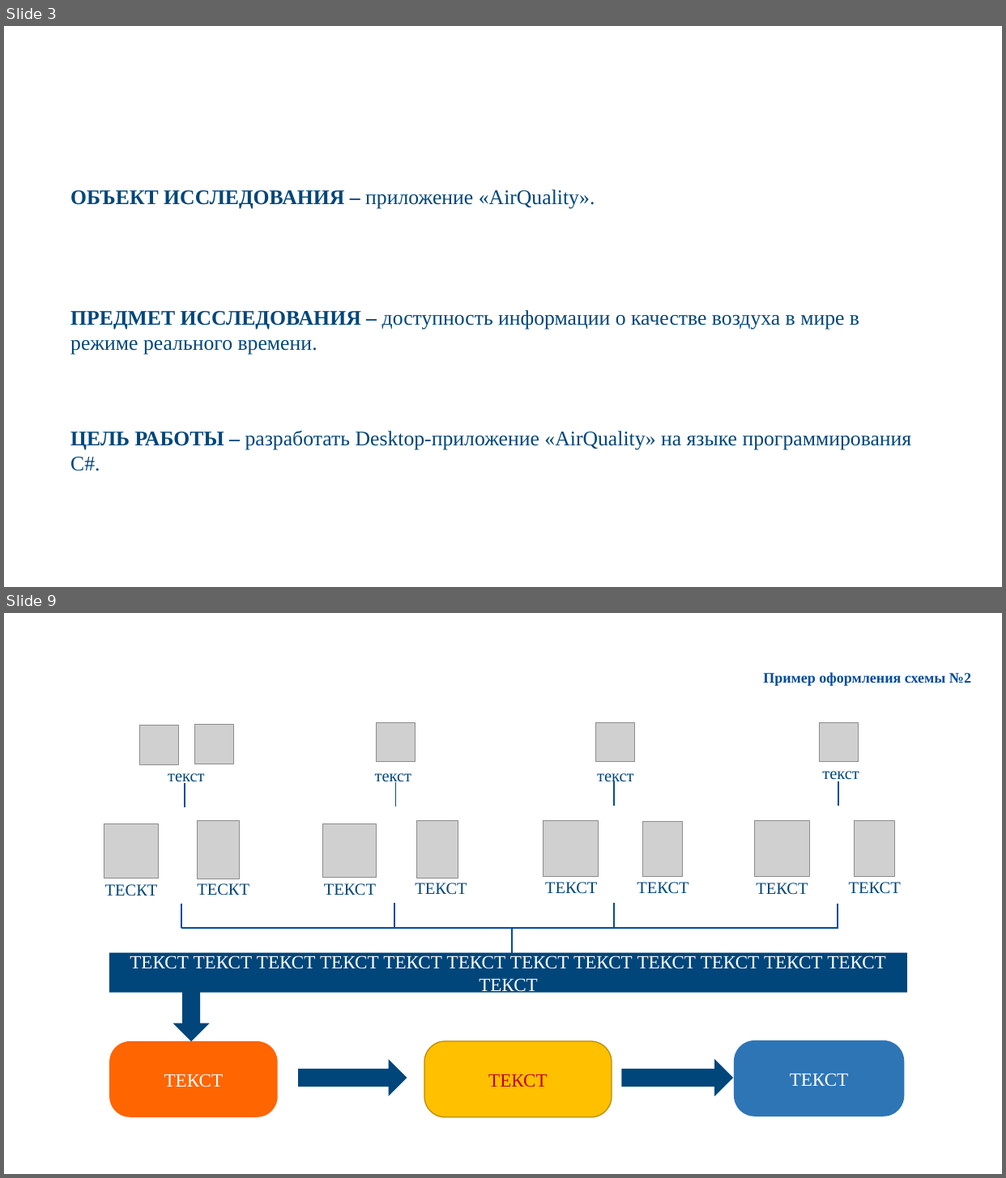
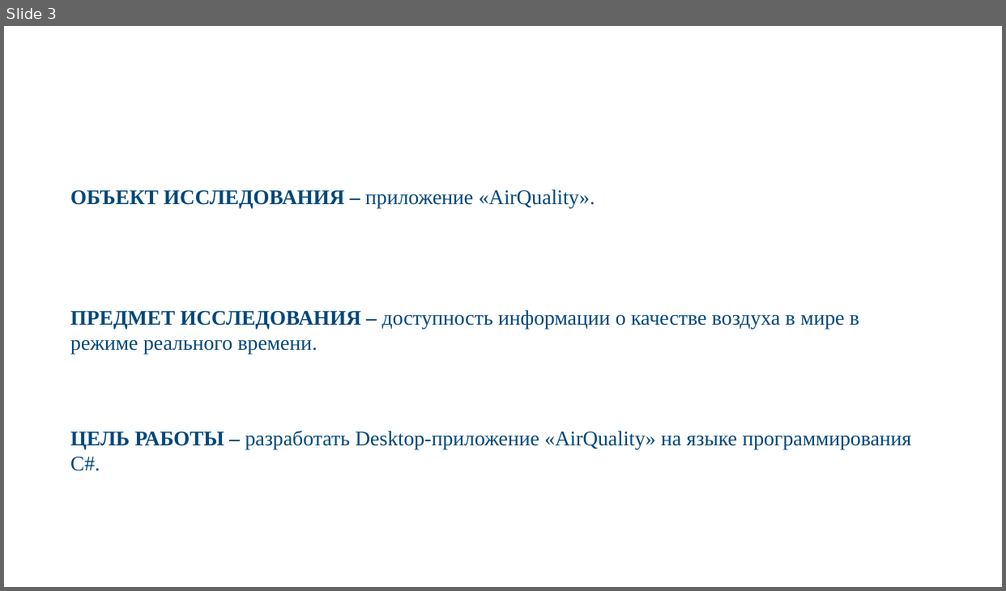
Before and after one commit to Martt0VV/test, a slide deck: Мартьянов.pptx. Shown one above the other, each under a label of ours: slides 3 and 9 before the commit, slide 3 after it; the slides between them are not shown. The pictures are 1006x1178 and 1006x591 pixels, drawn with LibreOffice and Linux fonts; fonts in the diff are those of the drawing; grey boxes stand for pictures; background and template pictures are left out. Boxes give left, top, right and bottom in pixels: in the first picture for what was removed or moved away, otherwise in the second. Text is boxed around its words. In the diff, an @@ line names an element or a change of style, - is before the commit and + after.

```diff
--- a/Мартьянов.pptx
+++ b/Мартьянов.pptx
@@ slide 9 removed at (4, 613, 1002, 1174), background picture (left out) @@
@@ text removed at (632, 617, 981, 654) @@
-ЗАГОЛОВОК СХЕМЫ №2
@@ text removed at (763, 672, 971, 686) @@
-Пример оформления схемы №2
@@ group removed at (104, 722, 908, 1118): 13 pictures, 12 texts, 10 lines, 3 rounded rectangles, 3 right arrows, 1 rectangle @@
-текст
-текст
-текст
-текст
-ТЕКСТ
-ТЕКСТ ТЕКСТ ТЕКСТ ТЕКСТ ТЕКСТ ТЕКСТ ТЕКСТ ТЕКСТ ТЕКСТ ТЕКСТ ТЕКСТ ТЕКСТ ТЕКСТ
-ТЕКСТ
-ТЕКСТ
-ТЕСКТ
-ТЕСКТ
-ТЕКСТ
-ТЕКСТ
-ТЕКСТ
-ТЕКСТ
-ТЕКСТ
-ТЕКСТ
@@ text removed at (918, 1125, 970, 1168) @@
-9
```
Also in this commit, not shown: 4 slides changed, 21 slides added, 6 other slides removed.
